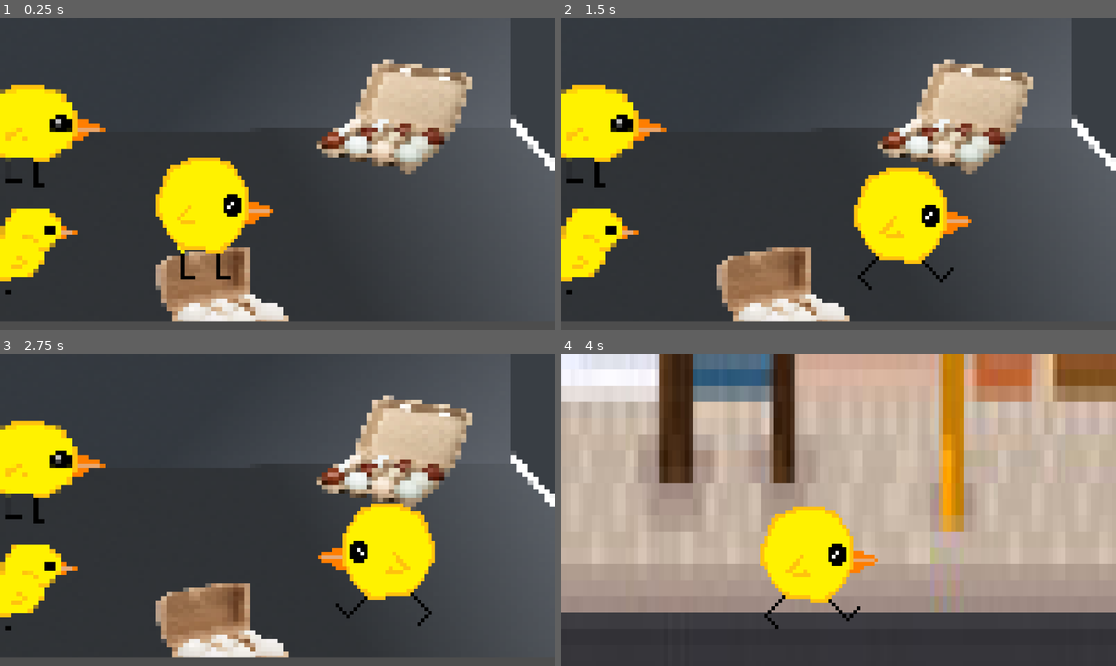
Above: before the commit, frames 1-4 (two rows, left to right).
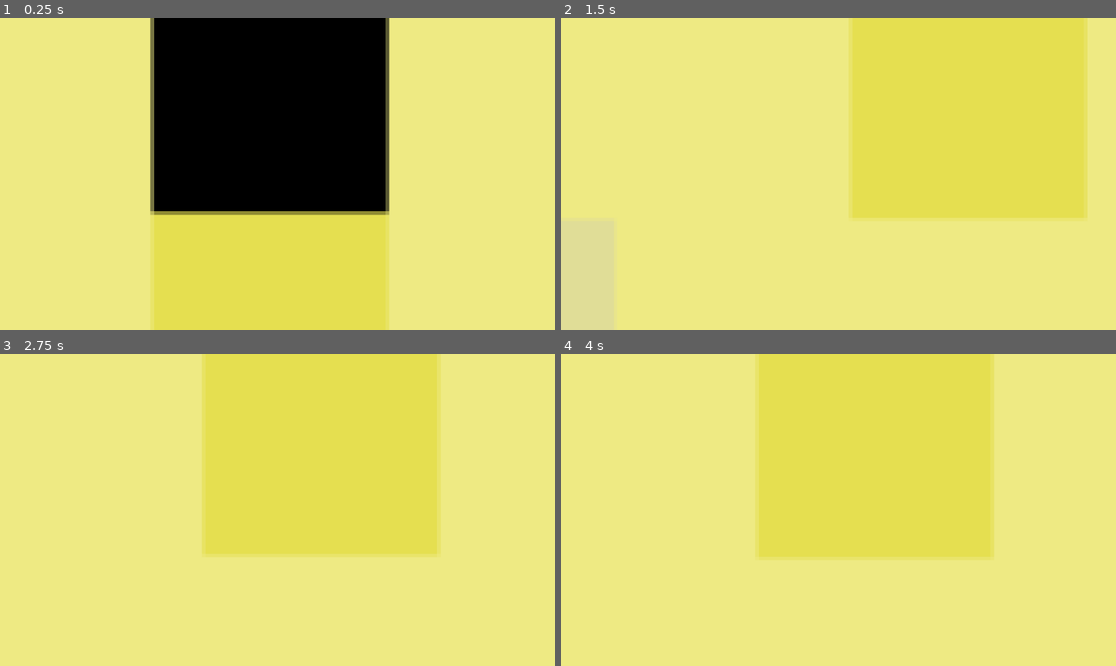
Above: after the commit, the same moments.

Repository: soupybloo/chick
Game: Godot game, scene res://scenes/1.truck_scene.tscn
Two runs of this game, one before a commit and one after it. Both use one fixed random seed, a clock stepped at 60 frames per second and the inputs below.
Inputs:
- Up to frame 1 (0.25 s): no input
- Up to frame 2 (1.5 s): tap Enter (ui_accept) at 0.5, 0.77 s; hold Right (ui_right) from 0.53 s (still down)
- Up to frame 3 (2.75 s): tap Enter (ui_accept) at 1.52 s; release Right (ui_right) at 2.03 s; hold Left (ui_left) from 2.03 s (still down)
- Up to frame 4 (4 s): release Left (ui_left) at 2.78 s; hold Right (ui_right) from 2.78 s (still down); tap Enter (ui_accept) at 3.02, 3.77 s

The runs differ from the first frame. In frame 1, 100% of the frame differs, in the area x 0-100%, y 0-100%; in frame 2, 100%; in frame 3, 100%; in frame 4, 100%.

Commit message:
new animation for chick (default bob)

Diff:
--- a/characters/character_scenes/placeholder_character.tscn
+++ b/characters/character_scenes/placeholder_character.tscn
@@ -1,76 +1,76 @@
 [gd_scene load_steps=14 format=3 uid="uid://8vdibio3twlg"]
 
 [ext_resource type="Script" path="res://characters/character_scenes/placeholder_character.gd" id="1_wbdfx"]
-[ext_resource type="Texture2D" uid="uid://23fay6exosx8" path="res://characters/character_scenes/spritesheet (1).png" id="2_tyr6l"]
-[ext_resource type="Texture2D" uid="uid://b2hr6lmv6xo2s" path="res://characters/character_scenes/spritesheet (3).png" id="2_vdbkv"]
+[ext_resource type="Texture2D" uid="uid://ccn57se7mq4b8" path="res://characters/character_scenes/spritesheet (7).png" id="2_c53ni"]
+[ext_resource type="Texture2D" uid="uid://d3u55m86ks5we" path="res://characters/character_scenes/spritesheet (5).png" id="3_xlj07"]
 
-[sub_resource type="AtlasTexture" id="AtlasTexture_yfemf"]
-atlas = ExtResource("2_vdbkv")
-region = Rect2(0, 0, 100, 100)
+[sub_resource type="AtlasTexture" id="AtlasTexture_ak88c"]
+atlas = ExtResource("2_c53ni")
+region = Rect2(0, 0, 647, 647)
 
-[sub_resource type="AtlasTexture" id="AtlasTexture_q5hkq"]
-atlas = ExtResource("2_vdbkv")
-region = Rect2(100, 0, 100, 100)
+[sub_resource type="AtlasTexture" id="AtlasTexture_ok6aw"]
+atlas = ExtResource("2_c53ni")
+region = Rect2(647, 0, 647, 647)
 
-[sub_resource type="AtlasTexture" id="AtlasTexture_c2f1l"]
-atlas = ExtResource("2_vdbkv")
-region = Rect2(200, 0, 100, 100)
+[sub_resource type="AtlasTexture" id="AtlasTexture_1eh1k"]
+atlas = ExtResource("2_c53ni")
+region = Rect2(1294, 0, 647, 647)
 
-[sub_resource type="AtlasTexture" id="AtlasTexture_desu2"]
-atlas = ExtResource("2_vdbkv")
-region = Rect2(300, 0, 100, 100)
+[sub_resource type="AtlasTexture" id="AtlasTexture_knypo"]
+atlas = ExtResource("2_c53ni")
+region = Rect2(1941, 0, 647, 647)
 
-[sub_resource type="AtlasTexture" id="AtlasTexture_70w2h"]
-atlas = ExtResource("2_tyr6l")
-region = Rect2(0, 0, 100, 100)
+[sub_resource type="AtlasTexture" id="AtlasTexture_08vxr"]
+atlas = ExtResource("3_xlj07")
+region = Rect2(0, 0, 647, 647)
 
-[sub_resource type="AtlasTexture" id="AtlasTexture_agk7g"]
-atlas = ExtResource("2_tyr6l")
-region = Rect2(100, 0, 100, 100)
+[sub_resource type="AtlasTexture" id="AtlasTexture_gc8wt"]
+atlas = ExtResource("3_xlj07")
+region = Rect2(647, 0, 647, 647)
 
-[sub_resource type="AtlasTexture" id="AtlasTexture_0mdrv"]
-atlas = ExtResource("2_tyr6l")
-region = Rect2(200, 0, 100, 100)
+[sub_resource type="AtlasTexture" id="AtlasTexture_xsw3y"]
+atlas = ExtResource("3_xlj07")
+region = Rect2(1294, 0, 647, 647)
 
-[sub_resource type="AtlasTexture" id="AtlasTexture_qbdci"]
-atlas = ExtResource("2_tyr6l")
-region = Rect2(300, 0, 100, 100)
+[sub_resource type="AtlasTexture" id="AtlasTexture_wdr1j"]
+atlas = ExtResource("3_xlj07")
+region = Rect2(1941, 0, 647, 647)
 
 [sub_resource type="SpriteFrames" id="SpriteFrames_wdy5u"]
 animations = [{
 "frames": [{
 "duration": 1.0,
-"texture": SubResource("AtlasTexture_yfemf")
+"texture": SubResource("AtlasTexture_ak88c")
 }, {
 "duration": 1.0,
-"texture": SubResource("AtlasTexture_q5hkq")
+"texture": SubResource("AtlasTexture_ok6aw")
 }, {
 "duration": 1.0,
-"texture": SubResource("AtlasTexture_c2f1l")
+"texture": SubResource("AtlasTexture_1eh1k")
 }, {
 "duration": 1.0,
-"texture": SubResource("AtlasTexture_desu2")
+"texture": SubResource("AtlasTexture_knypo")
 }],
 "loop": true,
 "name": &"defaultBob",
 "speed": 3.0
 }, {
 "frames": [{
-"duration": 1.0,
-"texture": SubResource("AtlasTexture_70w2h")
+"duration": 1.6,
+"texture": SubResource("AtlasTexture_08vxr")
 }, {
-"duration": 1.0,
-"texture": SubResource("AtlasTexture_agk7g")
+"duration": 1.4,
+"texture": SubResource("AtlasTexture_gc8wt")
 }, {
-"duration": 1.0,
-"texture": SubResource("AtlasTexture_0mdrv")
+"duration": 1.5,
+"texture": SubResource("AtlasTexture_xsw3y")
 }, {
-"duration": 1.0,
-"texture": SubResource("AtlasTexture_qbdci")
+"duration": 1.4,
+"texture": SubResource("AtlasTexture_wdr1j")
 }],
 "loop": true,
 "name": &"walkRight",
-"speed": 8.0
+"speed": 6.0
 }]
 
 [sub_resource type="RectangleShape2D" id="RectangleShape2D_lq1bv"]
@@ -84,9 +84,9 @@
 position = Vector2(258.469, -51.5)
 scale = Vector2(7.39062, 7.69)
 sprite_frames = SubResource("SpriteFrames_wdy5u")
-animation = &"walkRight"
+animation = &"defaultBob"
 autoplay = "defaultBob"
-frame_progress = 0.559837
+frame_progress = 0.620053
 
 [node name="CollisionShape2D" type="CollisionShape2D" parent="."]
 position = Vector2(206.75, -32.25)
Binary file added: characters/character_scenes/spritesheet (6).png
Not shown, added: characters/character_scenes/spritesheet (6).png.import
Binary file added: characters/character_scenes/spritesheet (7).png
Not shown, added: characters/character_scenes/spritesheet (7).png.import
